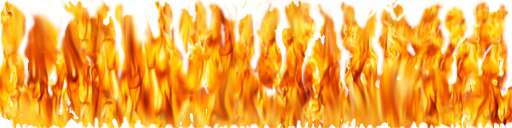
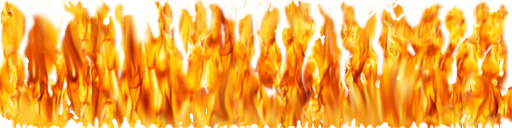
The second 512 x 128 image is a revision of the first. Changes to its layers:
painted on "Color +Mask" over [33, 110, 512, 128]
